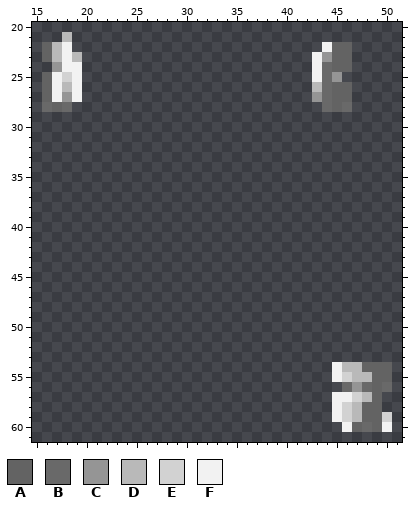
Pixel-art sprite -- Resources/Textures/SimpleStation14/Mobs/Species/IPC/parts.rsi/l_leg.png. Above, as it was before the edit.
The file is 64x64 pixels. Colours within 5 levels of each other are drawn and written as one. Shown: x 15..51, y 20..61.
Palette (. is transparent): A #636363  B #696969  C #959595  D #b9b9b9  E #d2d2d2  F #f2f2f2
Pixels before, first column x 16:
21 ..D................................
22 ADF.........................FAA....
23 ADFD.......................FCAA....
24 .CFF.......................FBAA....
25 AFEF.......................FBC.....
26 AFDF.......................DBAA....
27 AFCF.......................CBAA....
28 BAB.........................BAB....
29 ...................................
30 ...................................
31 ...................................
32 ...................................
33 ...................................
34 ...................................
35 ...................................
36 ...................................
37 ...................................
38 ...................................
39 ...................................
40 ...................................
41 ...................................
42 ...................................
43 ...................................
44 ...................................
45 ...................................
46 ...................................
47 ...................................
48 ...................................
49 ...................................
50 ...................................
51 ...................................
52 ...................................
53 ...................................
54 .............................FDDAAA
55 .............................FEDDAA
56 ..............................BCBAB
57 .............................FFEDA.
58 .............................FEDAA.
59 .............................FEDAAE
60 ..............................FABAF
The result:
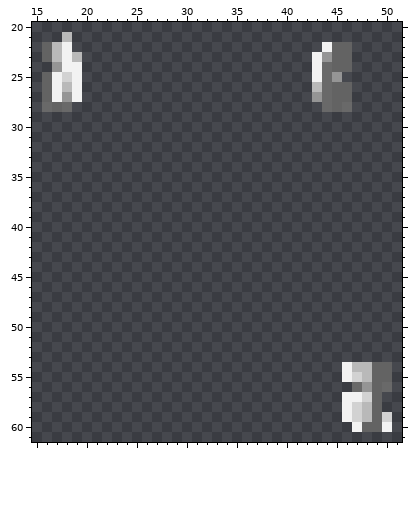
The edit:
y 54: x 45..46 FD -> .F; x 48 A -> D
y 55: x 45..47 FED -> .FE
y 56: x 46..48 BCB -> .BC
y 57: x 45 F -> .; x 47..48 ED -> FE
y 58..59: x 45..48 FEDA -> .FED
y 60: x 46..48 FAB -> .FA
Changed places in both pictures, as pixel boxes (x1, y1, x2, y2):
changed: (332, 362, 372, 432)
